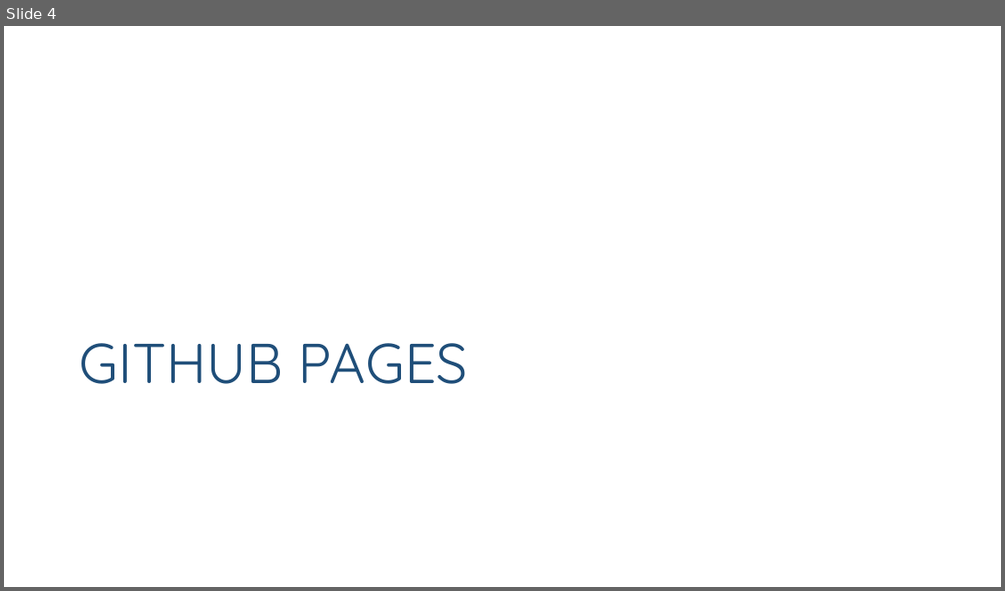
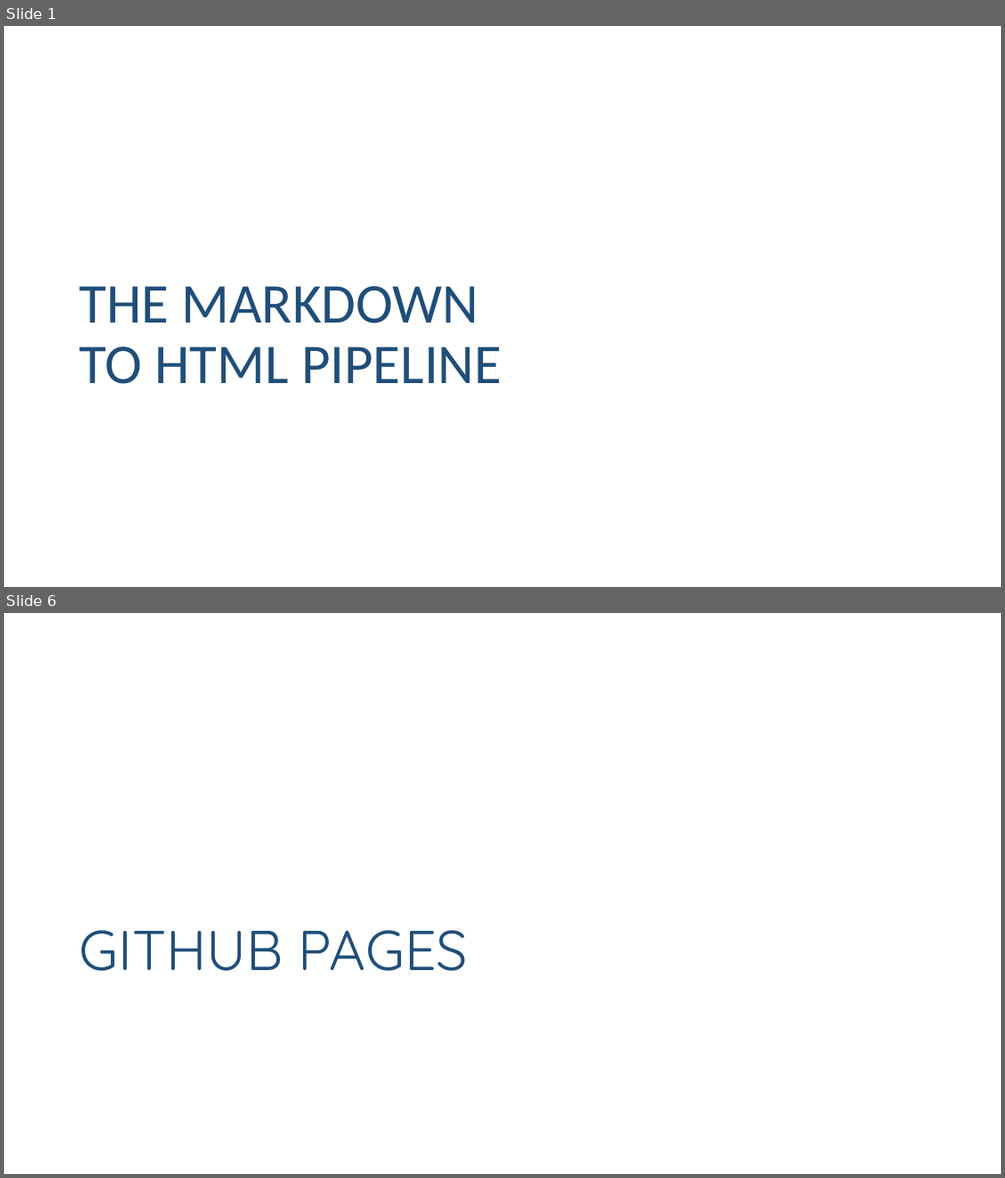
Before and after one commit to Watts-College/paf-514-template, a slide deck: lectures/github-pages.pptx. Shown one above the other, each under a label of ours: slide 4 before the commit, slides 1 and 6 after it; the slides between them are not shown. The pictures are 1005x591 and 1005x1178 pixels, drawn with LibreOffice and Linux fonts; fonts in the diff are those of the drawing. Boxes give left, top, right and bottom in pixels: in the first picture for what was removed or moved away, otherwise in the second. Text is boxed around its words. In the diff, an @@ line names an element or a change of style, - is before the commit and + after.

Commit message:
update lecture on html

```diff
--- a/lectures/github-pages.pptx
+++ b/lectures/github-pages.pptx
@@ slide 1 added at [4, 26, 1001, 587], background #FFFFFF @@
@@ title added at [80, 286, 502, 384], 54 pt, text #1F4E79 @@
+THE MARKDOWN
+TO HTML PIPELINE
@@ what was slide 4 is now slide 6 @@
```
Also in this commit, not shown: 14 other slides added, 2 slides removed, 1 other file.
